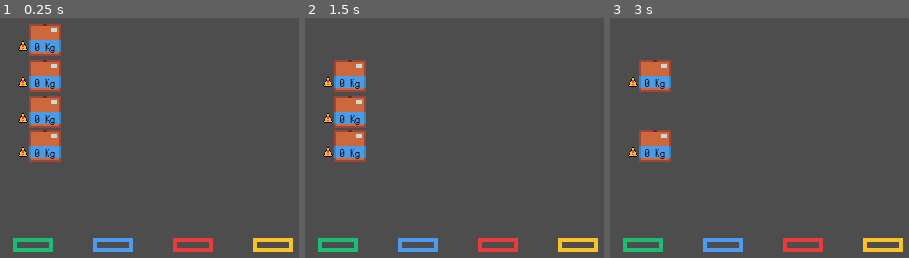
Above: before the commit, frames 1-3 (left to right).
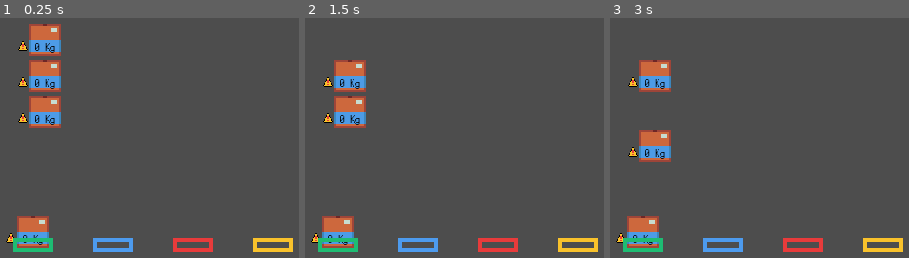
Above: after the commit, the same moments.

Repository: IzaakSantana/market-solutions-game
Game: Godot game, scene res://scenes/levels/level_01.tscn
Same seed, same stepped clock (60 frames per second), same inputs: the game is played once before the commit and once after it. The project has no main scene, so this scene is started directly.
Inputs (mouse positions are in pixels of both pictures, inside the frame that each line leads up to):
- Up to frame 1 (0.25 s): no input
- Up to frame 2 (1.5 s): tap Enter at 0.5 s; move the mouse to (349, 39) at 0.52 s; press the mouse at (349, 39) at 0.53 s; tap Space at 1.25 s; move the mouse to (349, 75) at 1.27 s; release the mouse at (349, 75) at 1.28 s; click (349, 75) at 1.35 s
- Up to frame 3 (3 s): tap Enter at 2 s; move the mouse to (654, 111) at 2.02 s; press the mouse at (654, 111) at 2.03 s; tap Space at 2.75 s; move the mouse to (654, 145) at 2.77 s; release the mouse at (654, 145) at 2.78 s; click (654, 145) at 2.85 s

The runs differ from the first frame. In frame 1, 2.8% of the frame differs, in the area x 2-21%, y 46-96%; in frame 2, 2.8%; in frame 3, 1.3%.

Commit message:
Switched marker sprites to marker nodes
Removed marker sprites that were previously being used for test and added the Marker nodes

Diff:
--- a/scenes/levels/level_01.tscn
+++ b/scenes/levels/level_01.tscn
@@ -1,37 +1,9 @@
 [gd_scene load_steps=3 format=3 uid="uid://doasfjrxgkcb7"]
 
 [ext_resource type="PackedScene" uid="uid://dqlaha5akt0u1" path="res://scenes/objetcs/Level_01/sample_box.tscn" id="1_n0ioo"]
-[ext_resource type="Texture2D" uid="uid://dstmal21y0gny" path="res://assets/sprites/marker.png" id="2_yc0gd"]
+[ext_resource type="PackedScene" uid="uid://h2m12s5inyax" path="res://scenes/objetcs/Level_01/marker.tscn" id="2_m75eq"]
 
 [node name="Main" type="Node"]
-
-[node name="GreenMarker" type="Sprite2D" parent="."]
-modulate = Color(0.117647, 0.737255, 0.45098, 1)
-z_index = -1
-texture_filter = 1
-position = Vector2(100, 141)
-texture = ExtResource("2_yc0gd")
-
-[node name="BlueMarker" type="Sprite2D" parent="."]
-modulate = Color(0.301961, 0.607843, 0.933333, 1)
-z_index = -1
-texture_filter = 1
-position = Vector2(140, 141)
-texture = ExtResource("2_yc0gd")
-
-[node name="RedMarker" type="Sprite2D" parent="."]
-modulate = Color(0.909804, 0.231373, 0.231373, 1)
-z_index = -1
-texture_filter = 1
-position = Vector2(180, 141)
-texture = ExtResource("2_yc0gd")
-
-[node name="YellowMarker" type="Sprite2D" parent="."]
-modulate = Color(0.976471, 0.760784, 0.168627, 1)
-z_index = -1
-texture_filter = 1
-position = Vector2(220, 141)
-texture = ExtResource("2_yc0gd")
 
 [node name="Box" parent="." instance=ExtResource("1_n0ioo")]
 position = Vector2(106, 45)
@@ -43,4 +15,20 @@
 position = Vector2(106, 81)
 
 [node name="Box4" parent="." instance=ExtResource("1_n0ioo")]
-position = Vector2(106, 98)
+position = Vector2(100, 141)
+
+[node name="GreenMarker" parent="." instance=ExtResource("2_m75eq")]
+modulate = Color(0.117647, 0.737255, 0.45098, 1)
+position = Vector2(100, 141)
+
+[node name="BlueMarker" parent="." instance=ExtResource("2_m75eq")]
+modulate = Color(0.301961, 0.607843, 0.933333, 1)
+position = Vector2(140, 141)
+
+[node name="RedMarker" parent="." instance=ExtResource("2_m75eq")]
+modulate = Color(0.909804, 0.231373, 0.231373, 1)
+position = Vector2(180, 141)
+
+[node name="YellowMarker" parent="." instance=ExtResource("2_m75eq")]
+modulate = Color(0.976471, 0.760784, 0.168627, 1)
+position = Vector2(220, 141)
--- a/scenes/objetcs/Level_01/marker.tscn
+++ b/scenes/objetcs/Level_01/marker.tscn
@@ -1,3 +1,8 @@
-[gd_scene format=3 uid="uid://h2m12s5inyax"]
+[gd_scene load_steps=2 format=3 uid="uid://h2m12s5inyax"]
+
+[ext_resource type="Texture2D" uid="uid://dstmal21y0gny" path="res://assets/sprites/marker.png" id="1_ipxiq"]
 
 [node name="Marker" type="Node2D"]
+
+[node name="Sprite" type="Sprite2D" parent="."]
+texture = ExtResource("1_ipxiq")
